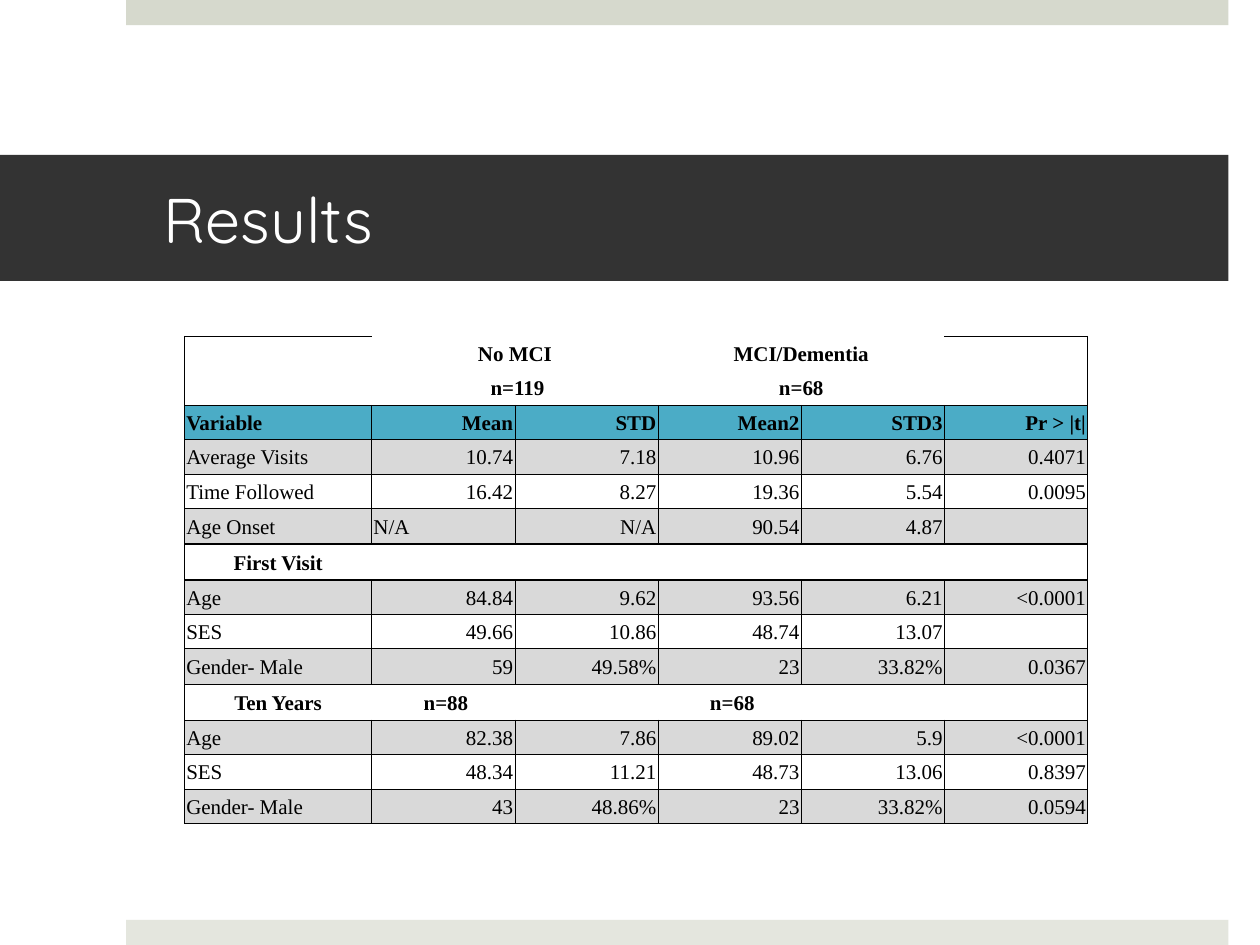
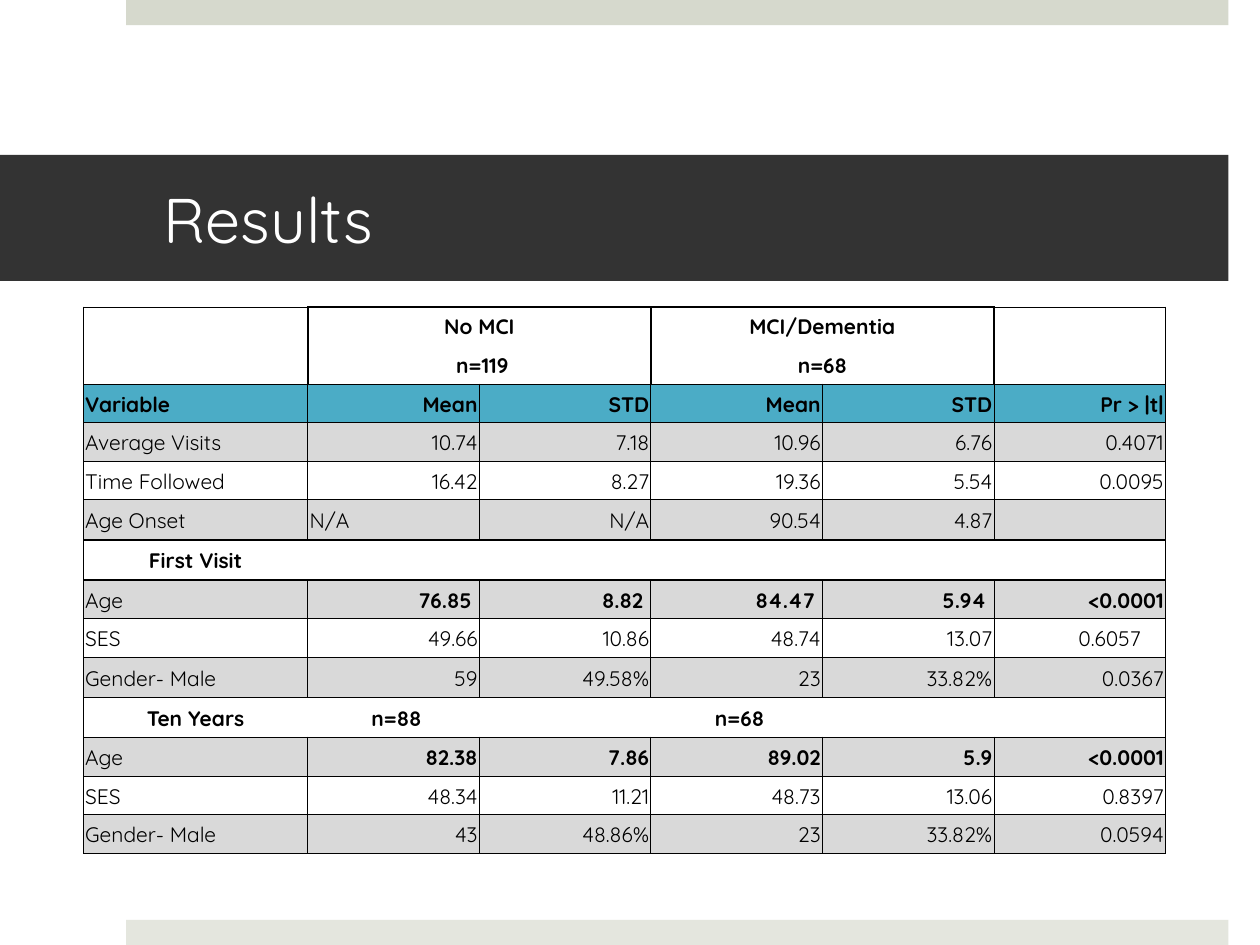
Before and after one commit to Delgoulding/Biostat-Projects, a slide deck: slide 5 of Project3/Reports/Project 3 Presentation.pptx (slide 4 before the commit). Drawn at 1260x945 pixels with LibreOffice and Linux fonts; fonts in the diff are those of the drawing. Boxes give left, top, right and bottom in pixels: in the first picture for what was removed or moved away, otherwise in the second. Text is boxed around its words. In the diff, an @@ line names an element or a change of style, - is before the commit and + after.

```diff
--- a/Project3/Reports/Project 3 Presentation.pptx
+++ b/Project3/Reports/Project 3 Presentation.pptx
@@ table at box(83, 307, 1164, 854) @@
-row 3, column 4: Mean2
+row 3, column 4: Mean
-row 3, column 5: STD3
+row 3, column 5: STD
-row 8: Age | 84.84 | 9.62 | 93.56 | 6.21 | <0.0001
+row 8: Age | 76.85 | 8.82 | 84.47 | 5.94 | <0.0001
-row 9, column 6: 
+row 9, column 6: 0.6057
@@ font Times New Roman to Quicksand @@
@@ bold on in "<0.0001", "82.38", "7.86", "89.02" and 2 more places @@
@@ borders changed @@
@@ table: place and size @@
-table at box(184, 336, 1090, 824)
+table at box(83, 307, 1164, 854)
```
Also in this commit, not shown: 1 other slide changed, 2 slides added, 1 slide removed, 6 other files.
